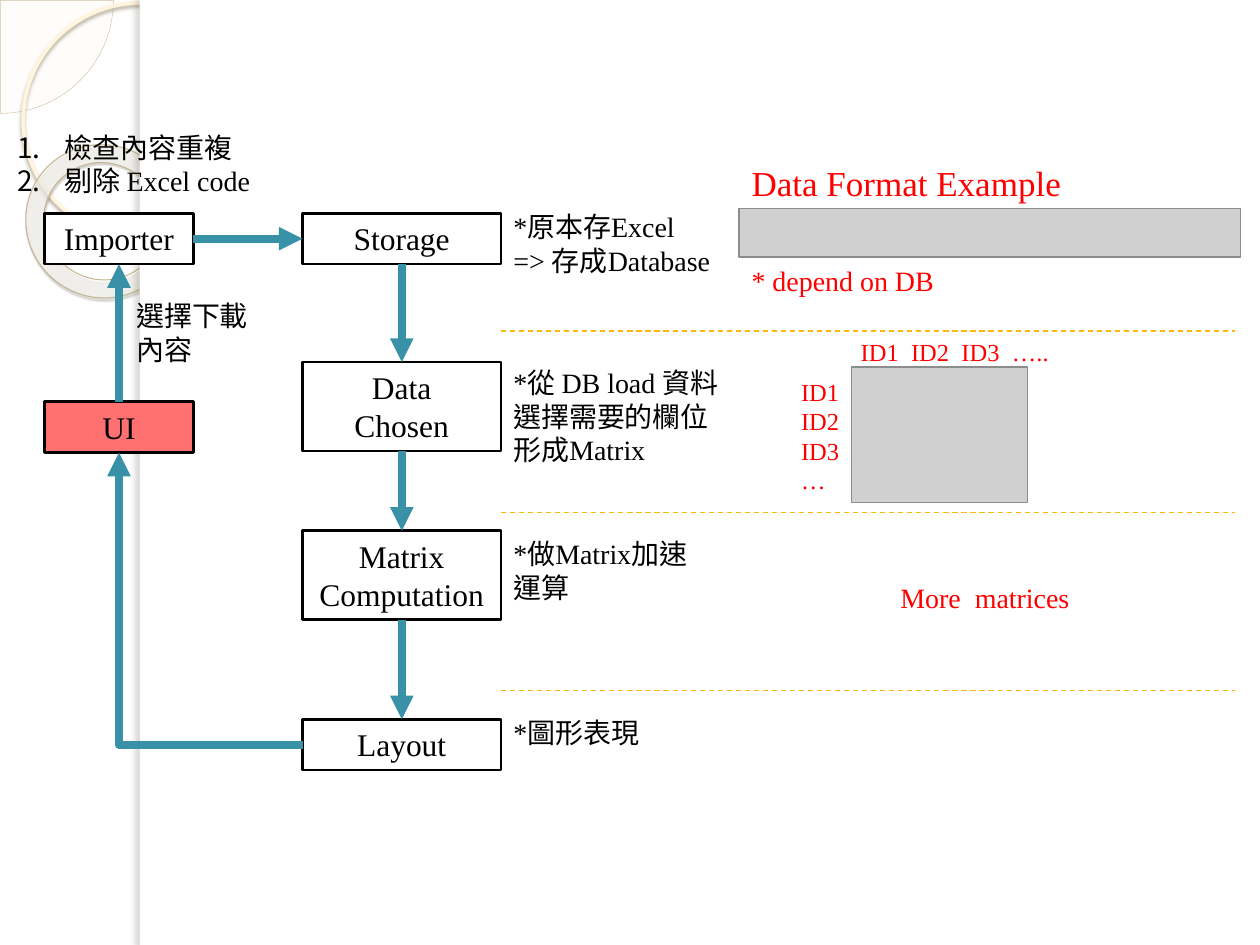
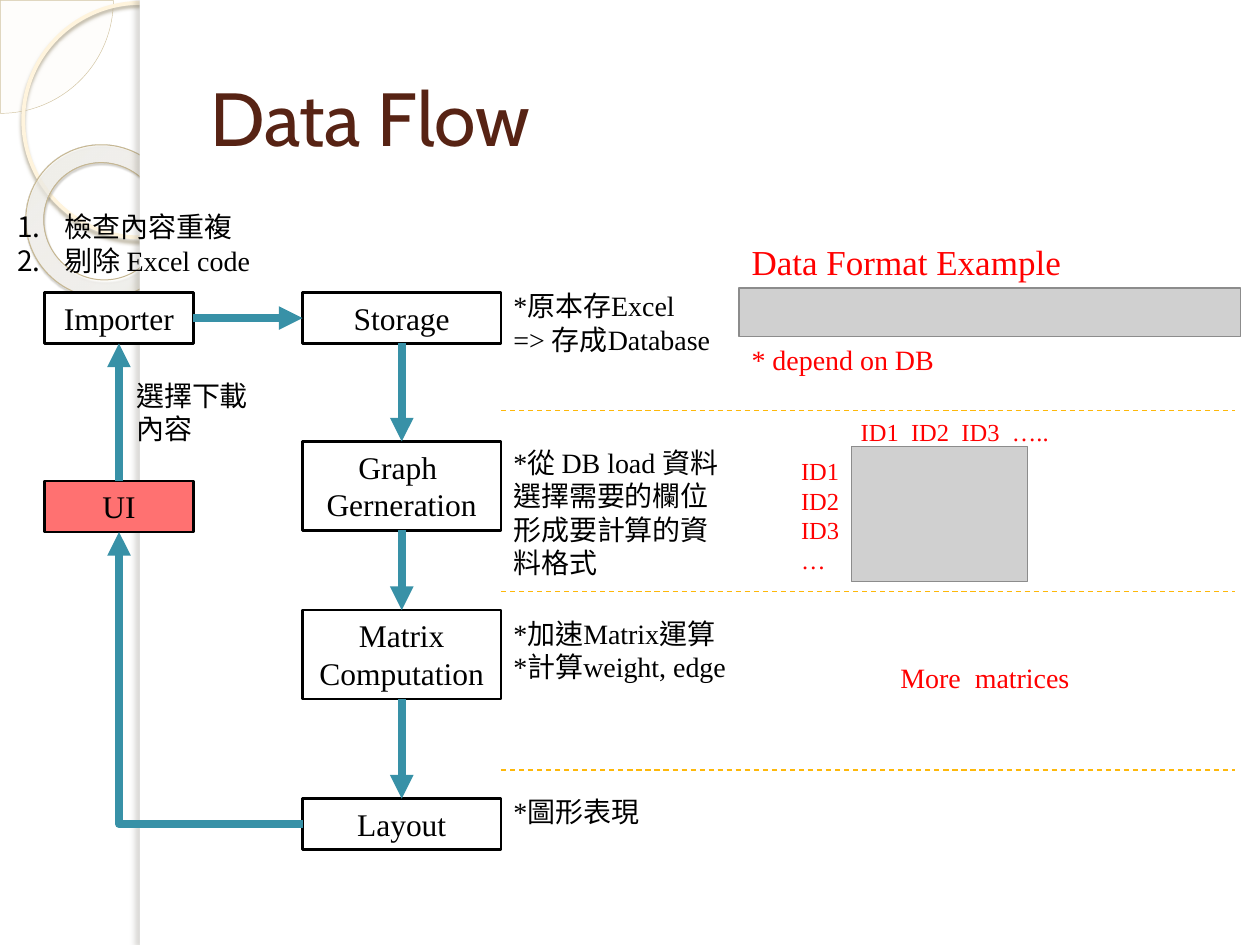
Before and after one commit to 2014-sed-team3/term-project, a slide deck: slide 3 of project/slides/NodeXL_system_architecture.pptx. Drawn at 1260x945 pixels with LibreOffice and Linux fonts; fonts in the diff are those of the drawing; grey boxes stand for pictures; background and template pictures are left out. Boxes give left, top, right and bottom in pixels: in the first picture for what was removed or moved away, otherwise in the second. Text is boxed around its words. In the diff, an @@ line names an element or a change of style, - is before the commit and + after.

```diff
--- a/project/slides/NodeXL_system_architecture.pptx
+++ b/project/slides/NodeXL_system_architecture.pptx
@@ title added at box(210, 89, 530, 147), 43 pt, text #572314 @@
+Data Flow
@@ rectangle removed at box(302, 362, 500, 451) @@
-Data
-Chosen
@@ rectangle added at box(302, 441, 500, 530), fill #FFFFFF, outline #000000 1.5 pt, 18 pt, text #000000 @@
+Graph
+Gerneration
@@ text "*從 DB load 資料": place and size @@
-text "*從 DB load 資料" at box(513, 369, 718, 463)
+text "*從 DB load 資料" at box(513, 449, 718, 576)
@@ text at box(513, 516, 708, 576): text changed @@
-形成Matrix
+形成要計算的資料格式
@@ text removed at box(513, 543, 687, 567) @@
-*做Matrix加速運算
@@ 9 texts, 5 rectangles, 5 arrows, 3 lines, 2 pictures, 1 elbow arrow: place and size @@
-9 texts, 5 rectangles, 5 arrows, 3 lines, 2 pictures, 1 elbow arrow at box(44, 134, 1241, 770)
+9 texts, 5 rectangles, 5 arrows, 3 lines, 2 pictures, 1 elbow arrow at box(44, 213, 1241, 849)
@@ text added at box(513, 622, 726, 683), 16 pt, text #000000 @@
+*加速Matrix運算
+*計算weight, edge
```
Also in this commit, not shown: 2 slides added, 1 slide removed.
